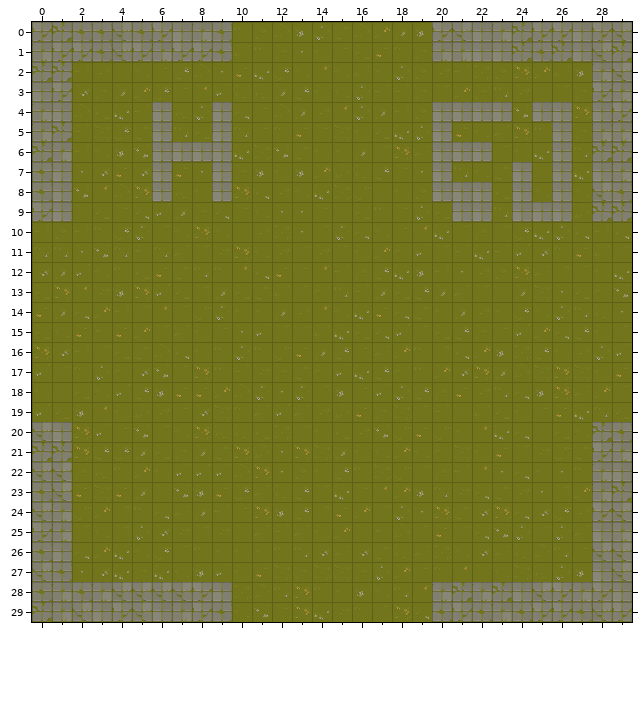
Level history. Tiled map: resources/data/map1.tmx. That is the earlier state.
Cells are 32x32 px. Shown: x 0..29, y 0..29.
The same view after the edit:
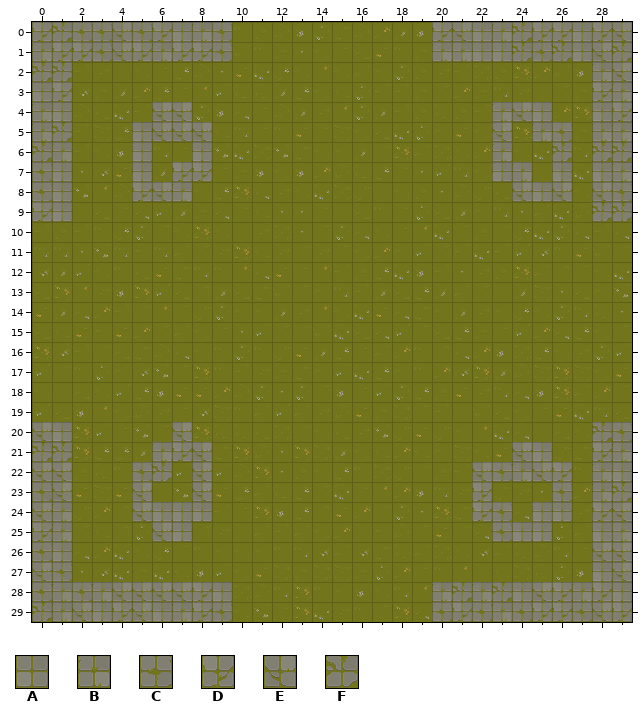
Key: from "TX Tileset Grass": A 32, B 33, C 40, D 41, E 48, F 49.
_ is an empty cell.
Change:
{"where": "layer \"collision\""}
{"y":4,"x":6,"old":"A_","new":"EE"}
{"y":4,"x":9,"old":"A","new":"_"}
{"y":4,"x":20,"old":"AAAA_","new":"___BE"}
{"y":4,"x":26,"old":"A","new":"_"}
{"y":5,"x":5,"old":"_A__A","new":"AEEE_"}
{"y":5,"x":20,"old":"A","new":"_"}
{"y":5,"x":23,"old":"_","new":"E"}
{"y":5,"x":25,"old":"_A","new":"BC"}
{"y":6,"x":5,"old":"_AA","new":"A__"}
{"y":6,"x":9,"old":"A","new":"_"}
{"y":6,"x":20,"old":"AAA_","new":"___B"}
{"y":6,"x":26,"old":"A","new":"F"}
{"y":7,"x":5,"old":"_A__A","new":"A_DD_"}
{"y":7,"x":20,"old":"A","new":"_"}
{"y":7,"x":23,"old":"_A","new":"AB"}
{"y":8,"x":5,"old":"_A_","new":"DEB"}
{"y":8,"x":9,"old":"A","new":"_"}
{"y":8,"x":20,"old":"AAA","new":"___"}
{"y":8,"x":24,"old":"A_A","new":"EAE"}
{"y":9,"x":21,"old":"AA","new":"__"}
{"y":9,"x":24,"old":"AAA","new":"___"}
{"y":20,"x":7,"old":"_","new":"E"}
{"y":21,"x":6,"old":"___","new":"BDE"}
{"y":21,"x":24,"old":"__","new":"EA"}
{"y":22,"x":5,"old":"__","new":"CF"}
{"y":22,"x":8,"old":"_","new":"E"}
{"y":22,"x":22,"old":"_____","new":"ECBED"}
{"y":23,"x":5,"old":"_","new":"E"}
{"y":23,"x":8,"old":"_","new":"E"}
{"y":23,"x":22,"old":"_","new":"D"}
{"y":23,"x":26,"old":"_","new":"C"}
{"y":24,"x":5,"old":"____","new":"EAAA"}
{"y":24,"x":22,"old":"__","new":"DC"}
{"y":24,"x":25,"old":"__","new":"AA"}
{"y":25,"x":6,"old":"__","new":"EA"}
{"y":25,"x":23,"old":"___","new":"CAA"}
{"label":"changed","picture_box":[132,102,232,202]}
{"label":"changed","picture_box":[432,102,572,222]}
{"label":"added","picture_box":[132,422,212,542]}
{"label":"added","picture_box":[472,442,572,542]}
